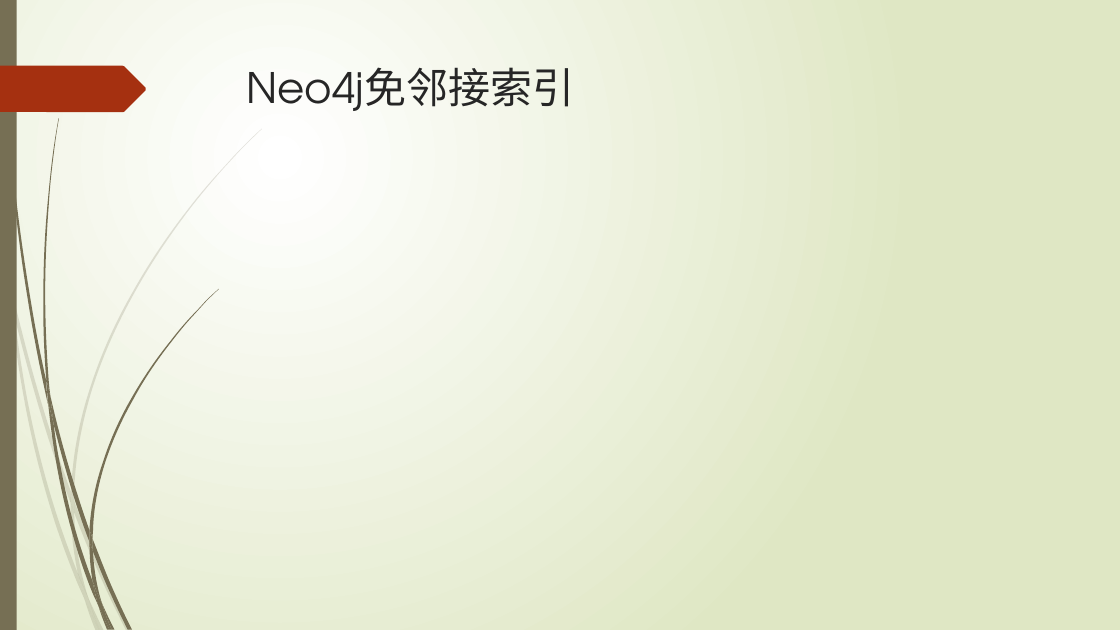
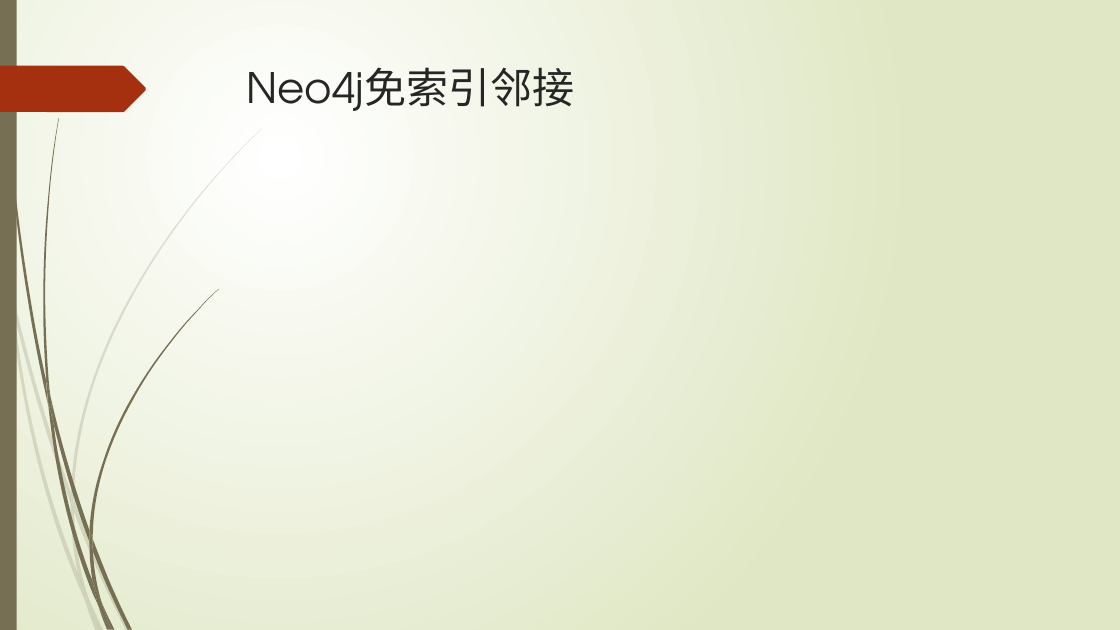
Before and after one commit to xljnc/thor, a slide deck: slide 16 of doc/Neo4j简介.pptx. Drawn at 1120x630 pixels with LibreOffice and Linux fonts; fonts in the diff are those of the drawing. Boxes give left, top, right and bottom in pixels: in the first picture for what was removed or moved away, otherwise in the second. Text is boxed around its words. In the diff, an @@ line names an element or a change of style, - is before the commit and + after.

```diff
--- a/doc/Neo4j简介.pptx
+++ b/doc/Neo4j简介.pptx
@@ title at (x1=247, y1=67, x2=575, y2=111): text changed @@
-Neo4j免邻接索引
+Neo4j免索引邻接
```
Also in this commit, not shown: 1 other slide changed.
